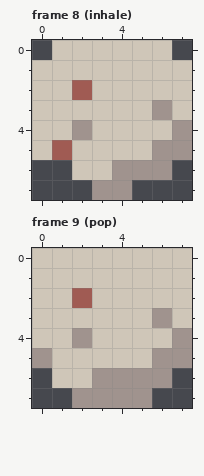
A pixel-art file gets an edit: asset_src/graphics/characters/enemies/puffcap/puffcap.ase. Above: the version before the commit.
8x8 pixels, 12 frames. Shown: frame 8 (inhale), frame 9 (pop). The commit also changed other frames, which this record leaves out.
Once edited:
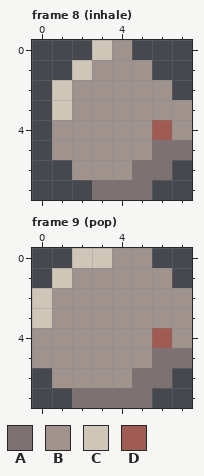
Palette (. is transparent): A #7d7071  B #a0938e  C #cfc6b8  D #a05b53
Change:
Changed rows in their new state; - is an unchanged pixel.
Frame 8 (inhale):
first column x 0:
0 -..-B..-
1 ..-BBB..
2 .-BBBBB.
3 .-BBBB-B
4 .B-BBBD-
5 .BBBBBAA
6 --BB-AA-
7 ---AAA--
Frame 9 (pop):
first column x 0:
0 ..--BB..
1 .-BBBBB.
2 -BBBBBBB
3 -BBBBB-B
4 BB-BBBD-
5 -BBBBBAA
6 -BB--AA-
7 --AAAA--
Boxes around the changes in both pictures, in picture pixels (x1, y1, x2, y2):
changed: (32, 40, 192, 200)
changed: (32, 248, 192, 408)
